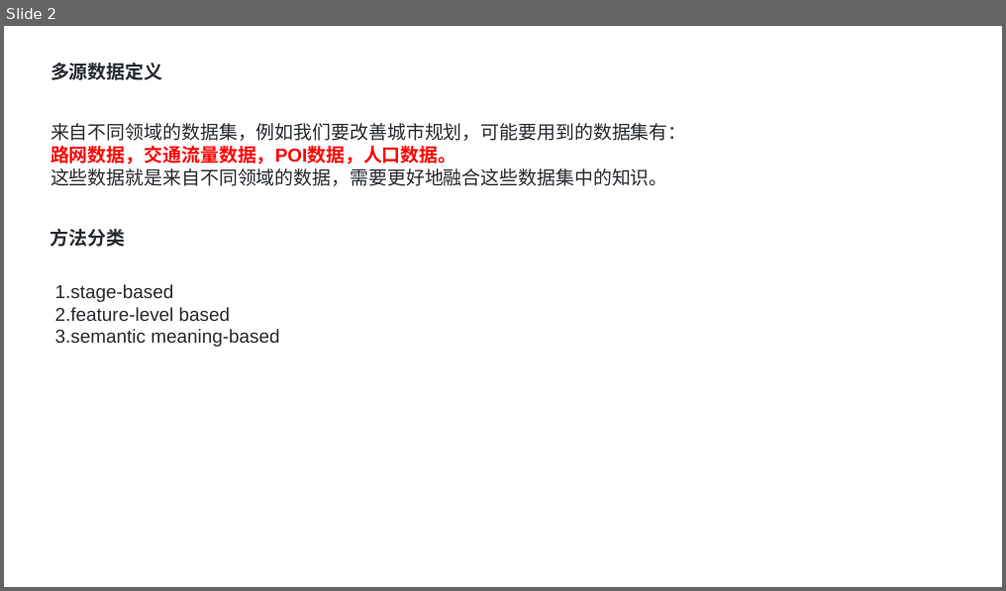
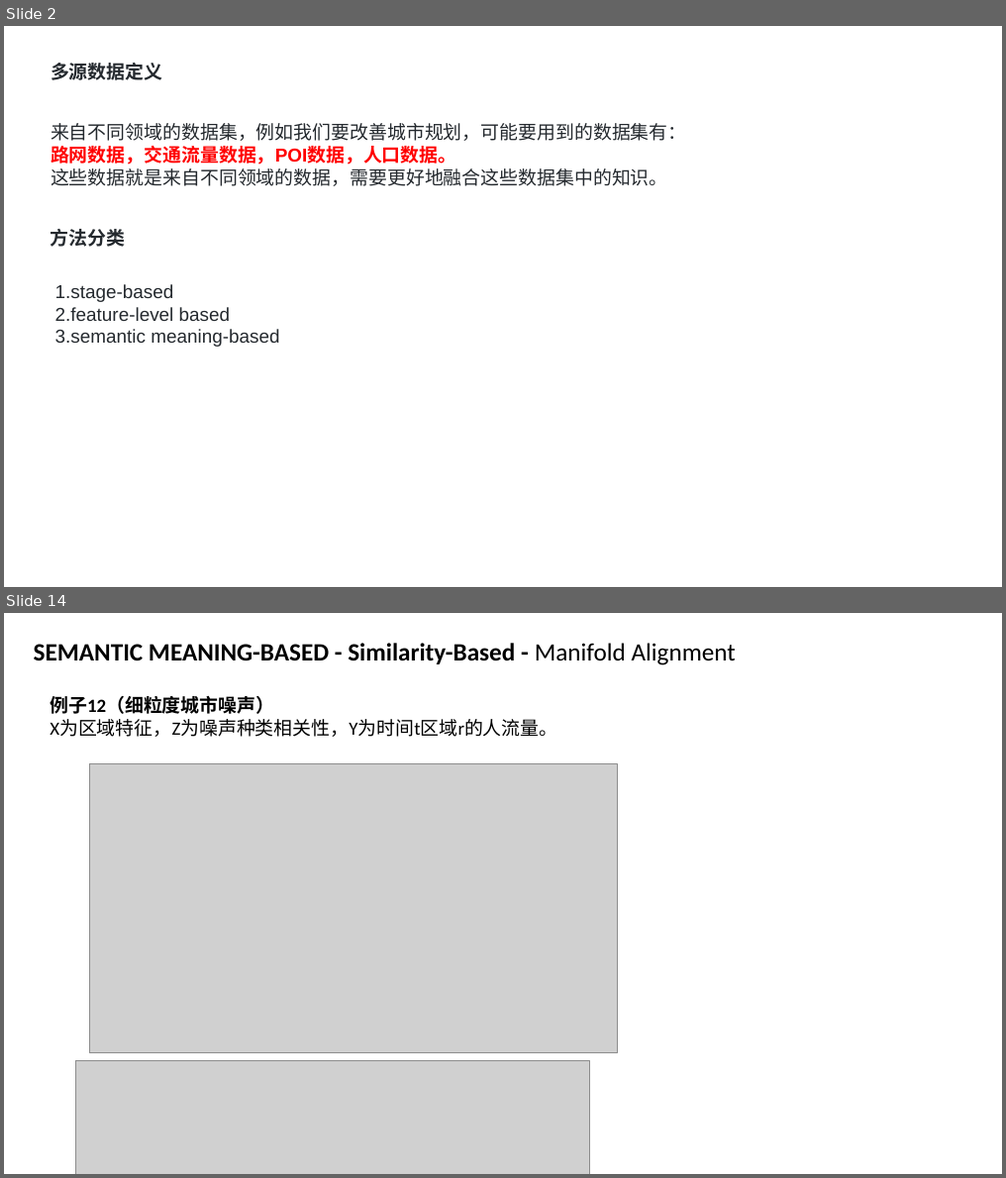
Before and after one commit to zhengsai168/zhengsai-awesome, a slide deck: paper-note/Urban-Computing/多源数据融合-综述.pptx. Shown one above the other, each under a label of ours: slide 2 before the commit, slides 2 and 14 after it; the slides between them are not shown. The pictures are 1006x591 and 1006x1178 pixels, drawn with LibreOffice and Linux fonts; fonts in the diff are those of the drawing; grey boxes stand for pictures. Boxes give left, top, right and bottom in pixels: in the first picture for what was removed or moved away, otherwise in the second. Text is boxed around its words. In the diff, an @@ line names an element or a change of style, - is before the commit and + after.

```diff
--- a/paper-note/Urban-Computing/多源数据融合-综述.pptx
+++ b/paper-note/Urban-Computing/多源数据融合-综述.pptx
@@ slide 14 added at (4, 613, 1002, 1174), background #FFFFFF @@
@@ text added at (34, 643, 736, 665), 24 pt, text #000000, bold @@
+SEMANTIC MEANING-BASED - Similarity-Based - Manifold Alignment
@@ text added at (50, 696, 557, 737), 18 pt, text #000000 @@
+例子12（细粒度城市噪声）
+X为区域特征，Z为噪声种类相关性，Y为时间t区域r的人流量。
@@ picture added at (89, 764, 617, 1054) @@
@@ picture added at (76, 1061, 589, 1174) @@
```
Also in this commit, not shown: 1 slide changed, 10 other slides added, 11 slides removed, 1 other file.
